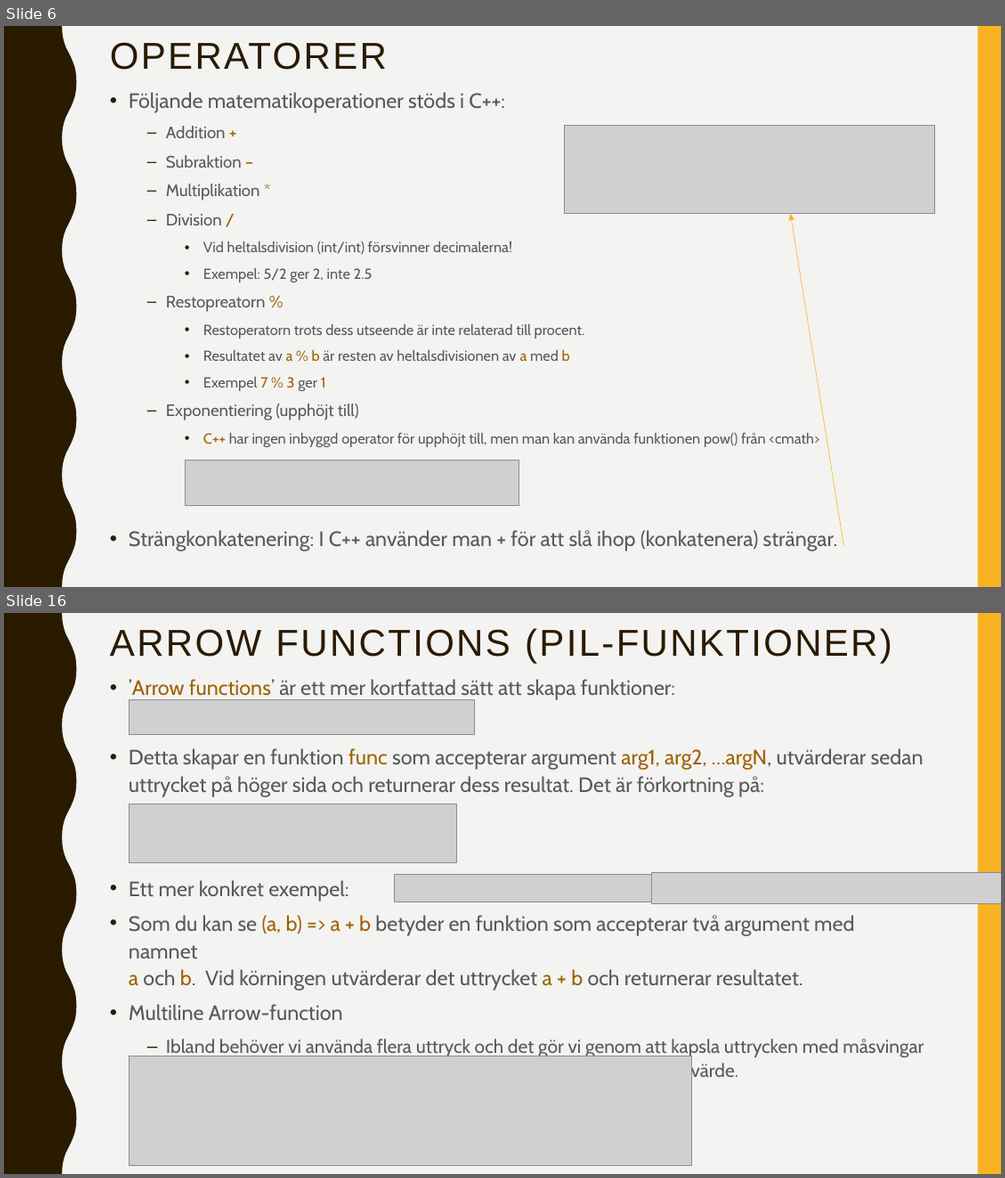
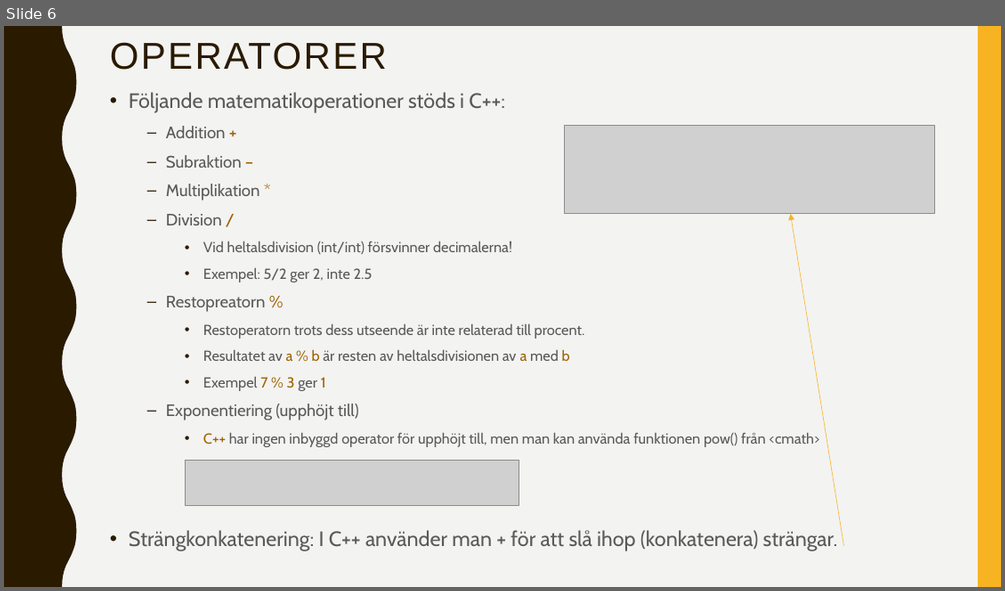
Before and after one commit to abbindustrigymnasium/hitachigymnasiet-250s-programmingexercises-programmering1-2025, a slide deck: C++/C++.pptx. Shown one above the other, each under a label of ours: slides 6 and 16 before the commit, slide 6 after it; the slides between them are not shown. The pictures are 1005x1178 and 1005x591 pixels, drawn with LibreOffice and Linux fonts; fonts in the diff are those of the drawing; grey boxes stand for pictures. Boxes give left, top, right and bottom in pixels: in the first picture for what was removed or moved away, otherwise in the second. Text is boxed around its words. In the diff, an @@ line names an element or a change of style, - is before the commit and + after.

```diff
--- a/C++/C++.pptx
+++ b/C++/C++.pptx
@@ slide 16 removed at bbox=[4, 613, 1001, 1174], background #F3F3F2; not listed: 2 template elements that a slide beside it also shows @@
@@ title removed at bbox=[110, 628, 892, 663] @@
-ARROW FUNCTIONS (PIL-FUNKTIONER)
@@ text removed at bbox=[129, 679, 923, 1083] @@
-• ’Arrow functions’ är ett mer kortfattad sätt att skapa funktioner:
-• Detta skapar en funktion func som accepterar argument arg1, arg2, …argN, utvärderar sedan uttrycket på höger sida och returnerar dess resultat. Det är förkortning på:
-• Ett mer konkret exempel:
-• Som du kan se (a, b) => a + b betyder en funktion som accepterar två argument med namnet
-  a och b. Vid körningen utvärderar det uttrycket a + b och returnerar resultatet.
-• Multiline Arrow-function
-  – Ibland behöver vi använda flera uttryck och det gör vi genom att kapsla uttrycken med måsvingar { }, skulle vi vilja returnera data använder vi sedan ett normal return värde.
@@ picture removed at bbox=[129, 700, 474, 735] @@
@@ picture removed at bbox=[129, 803, 457, 863] @@
@@ picture removed at bbox=[395, 874, 825, 902] @@
@@ picture removed at bbox=[652, 873, 1001, 904] @@
@@ picture removed at bbox=[129, 1055, 691, 1165] @@
```
Also in this commit, not shown: 12 slides changed, 3 slides added, 2 other slides removed, 1 other file.
